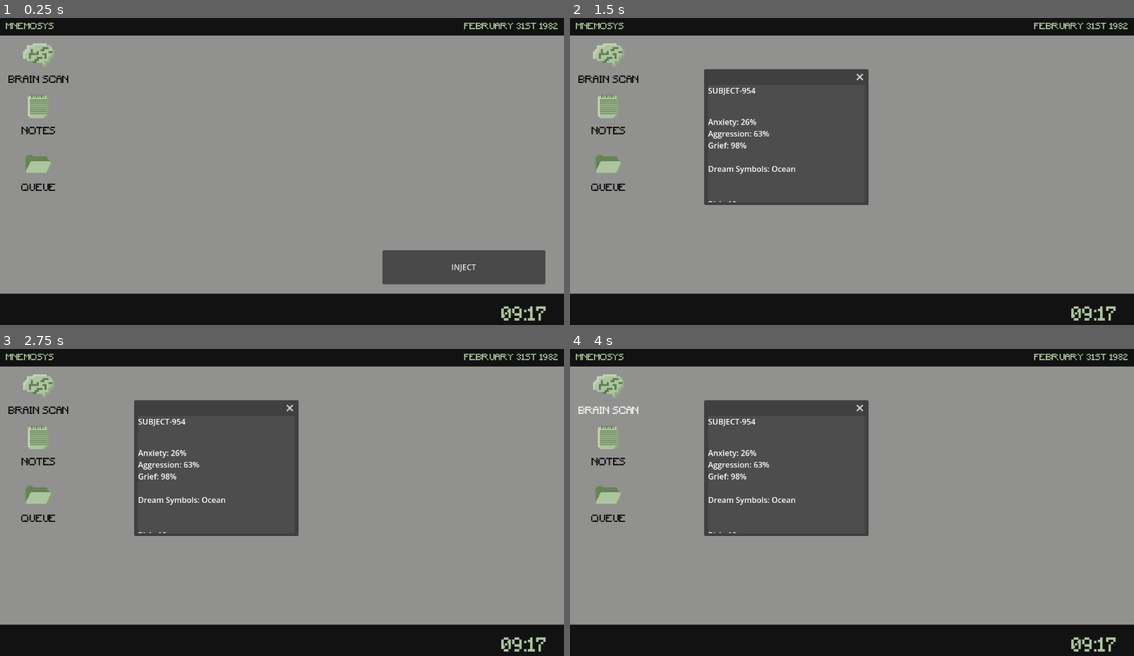
Above: before the commit, frames 1-4 (two rows, left to right).
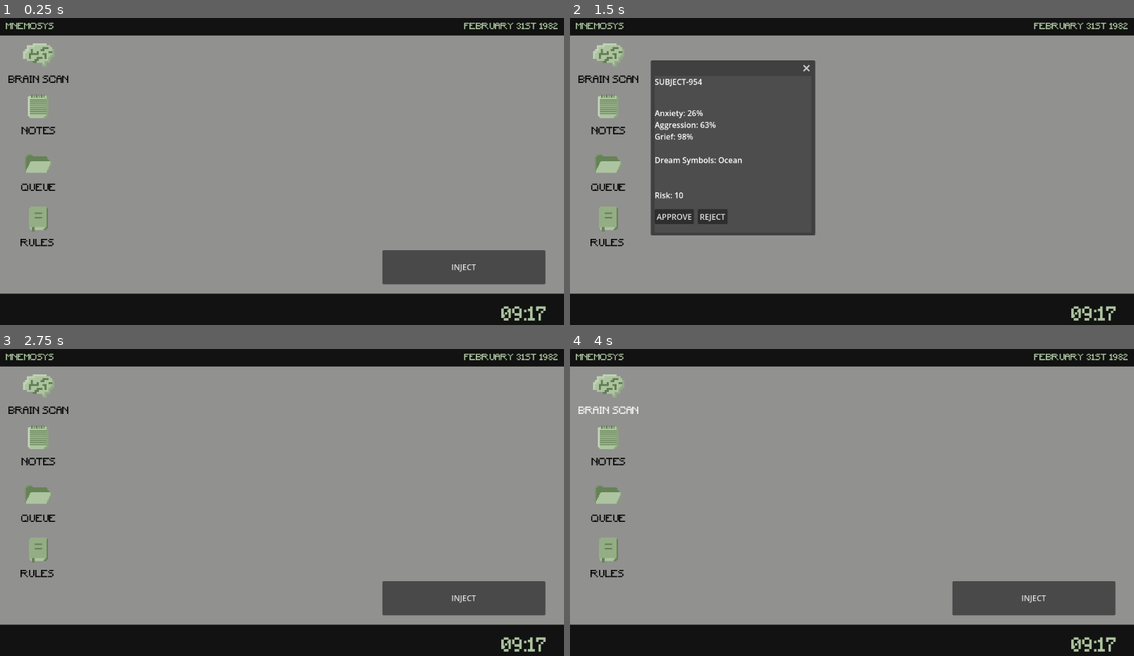
Above: after the commit, the same moments.

Repository: etper/papers-please
Game: Godot game, scene res://main.tscn
Same seed, same stepped clock (60 frames per second), same inputs: the game is played once before the commit and once after it.
Inputs (mouse positions are in pixels of both pictures, inside the frame that each line leads up to):
- Up to frame 1 (0.25 s): no input
- Up to frame 2 (1.5 s): click (609, 226) at 0.5 s, where only the run after the commit has a clickable "RULES"; click "INJECT" at 1.25 s
- Up to frame 3 (2.75 s): click "APPROVE" at 2 s
- Up to frame 4 (4 s): click (767, 557) at 2.75 s, where only the run before the commit has a clickable "REJECT"; click "BRAIN SCAN" at 3.5 s

The runs differ from the first frame. In frame 1, 0.3% of the frame differs, in the area x 3-10%, y 61-75%; in frame 2, 13%; in frame 3, 16%, in the area x 3-97%, y 16-87%; in frame 4, 16%.

Commit message:
rules app

Diff:
--- a/brain_scan_window.tscn
+++ b/brain_scan_window.tscn
@@ -5,7 +5,7 @@
 [node name="BrainScanPanel" type="Window" unique_id=1739591962]
 oversampling_override = 1.0
 position = Vector2i(0, 36)
-size = Vector2i(320, 240)
+size = Vector2i(320, 320)
 script = ExtResource("1_ikkgd")
 
 [node name="CitizenIDLabel" type="Label" parent="." unique_id=488262268]
@@ -45,6 +45,7 @@
 text = "Risk: 66"
 
 [node name="RulesLabel" type="Label" parent="." unique_id=80424585]
+visible = false
 offset_left = 320.0
 offset_right = 379.0
 offset_bottom = 23.0
--- a/main.tscn
+++ b/main.tscn
@@ -12,6 +12,8 @@
 [ext_resource type="PackedScene" uid="uid://c7v1sj8d628aw" path="res://notes_window.tscn" id="8_4c57u"]
 [ext_resource type="Texture2D" uid="uid://5f4wfe4b0f8n" path="res://sprites/folder.png" id="9_efxa6"]
 [ext_resource type="PackedScene" uid="uid://dd1vx8dk8n04x" path="res://queue_window.tscn" id="10_dg77c"]
+[ext_resource type="Texture2D" uid="uid://cohauoywqquqm" path="res://sprites/book.png" id="11_ycdy4"]
+[ext_resource type="PackedScene" uid="uid://dwmm6mst05glv" path="res://rules_window.tscn" id="12_w48qg"]
 
 [node name="Main" type="Node2D" unique_id=1909352608]
 script = ExtResource("1_ig7tw")
@@ -150,6 +152,23 @@
 app_scene = ExtResource("10_dg77c")
 app_name = ""
 
+[node name="Rules" parent="UI/Desktop/Icons" unique_id=467561907 instance=ExtResource("6_7mycd")]
+layout_mode = 0
+offset_left = 9.0
+offset_top = 378.0
+offset_right = 145.0
+offset_bottom = 490.0
+theme_override_colors/font_color = Color(0.03137255, 0.03137255, 0.03137255, 1)
+theme_override_fonts/font = ExtResource("3_1bvp3")
+theme_override_font_sizes/font_size = 20
+text = "RULES"
+icon = ExtResource("11_ycdy4")
+flat = true
+icon_alignment = 1
+vertical_icon_alignment = 0
+app_scene = ExtResource("12_w48qg")
+app_name = ""
+
 [node name="RuleManager" type="Node" parent="." unique_id=320138722]
 script = ExtResource("2_0xm2m")
 
--- a/queue_window.tscn
+++ b/queue_window.tscn
@@ -4,7 +4,8 @@
 
 [node name="QueueWindow" type="Window" unique_id=1538339635]
 oversampling_override = 1.0
-size = Vector2i(320, 240)
+position = Vector2i(0, 36)
+size = Vector2i(120, 240)
 script = ExtResource("1_ksnv8")
 
 [node name="MarginContainer" type="MarginContainer" parent="." unique_id=34166940]
--- /dev/null
+++ b/rules_window.gd
@@ -0,0 +1,6 @@
+extends Window
+
+@onready var rules_label = $MarginContainer/RichTextLabel
+
+func set_rules(text: String):
+	rules_label.text = text
--- /dev/null
+++ b/rules_window.tscn
@@ -0,0 +1,19 @@
+[gd_scene format=3 uid="uid://dwmm6mst05glv"]
+
+[ext_resource type="Script" uid="uid://b2l07domt4dq8" path="res://rules_window.gd" id="1_2hkuy"]
+
+[node name="RulesWindow" type="Window" unique_id=2019344019]
+oversampling_override = 1.0
+position = Vector2i(0, 36)
+size = Vector2i(320, 240)
+script = ExtResource("1_2hkuy")
+
+[node name="MarginContainer" type="MarginContainer" parent="." unique_id=825636742]
+anchors_preset = 15
+anchor_right = 1.0
+anchor_bottom = 1.0
+grow_horizontal = 2
+grow_vertical = 2
+
+[node name="RichTextLabel" type="RichTextLabel" parent="MarginContainer" unique_id=652864098]
+layout_mode = 2
--- a/scripts/main.gd
+++ b/scripts/main.gd
@@ -16,6 +16,8 @@
 
 var queue_window: Window = null
 
+var rules_window: Window = null
+
 var cognitive_drift := false
 
 func _ready():
@@ -24,6 +26,10 @@
 
 	$RuleManager.set_day(current_day)
 
+	get_rules_window().set_rules(
+		$RuleManager.get_rules_text()
+)
+
 	var brain_window = get_brain_window()
 
 	brain_window.hide()
@@ -31,6 +37,10 @@
 	var queue_window = get_queue_window()
 
 	queue_window.hide()
+
+	var rules = get_rules_window()
+
+	rules.hide()
 
 	brain_window.approve_pressed.connect(_on_approve_button_pressed)
 	brain_window.reject_pressed.connect(_on_reject_button_pressed)
@@ -49,6 +59,7 @@
 		citizen_queue.append(citizen)
 
 	update_queue_ui()
+
 
 func load_next_citizen():
 
@@ -357,3 +368,16 @@
 	)
 
 	return queue_window
+
+func get_rules_window():
+
+	if is_instance_valid(rules_window):
+		return rules_window
+
+	var desktop = $UI/Desktop
+
+	rules_window = desktop.open_app(
+		preload("res://rules_window.tscn")
+	)
+
+	return rules_window
Not shown, added: rules_window.gd.uid
Binary file added: sprites/book.png
Not shown, added: sprites/book.png.import
